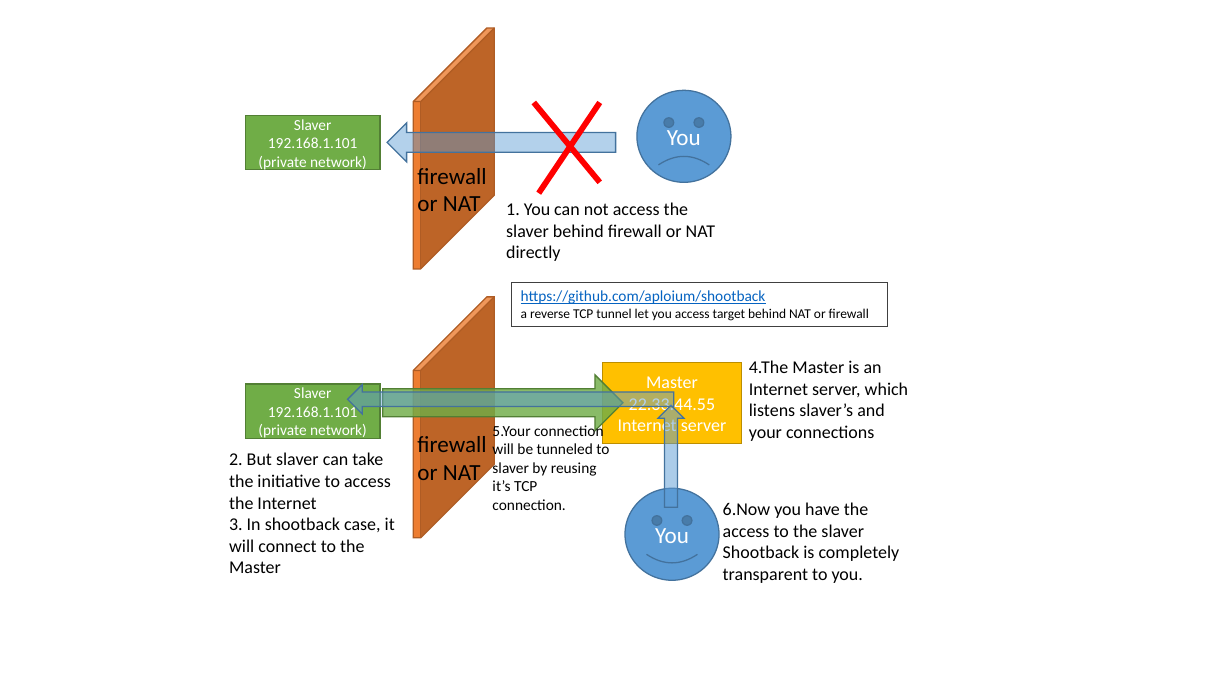
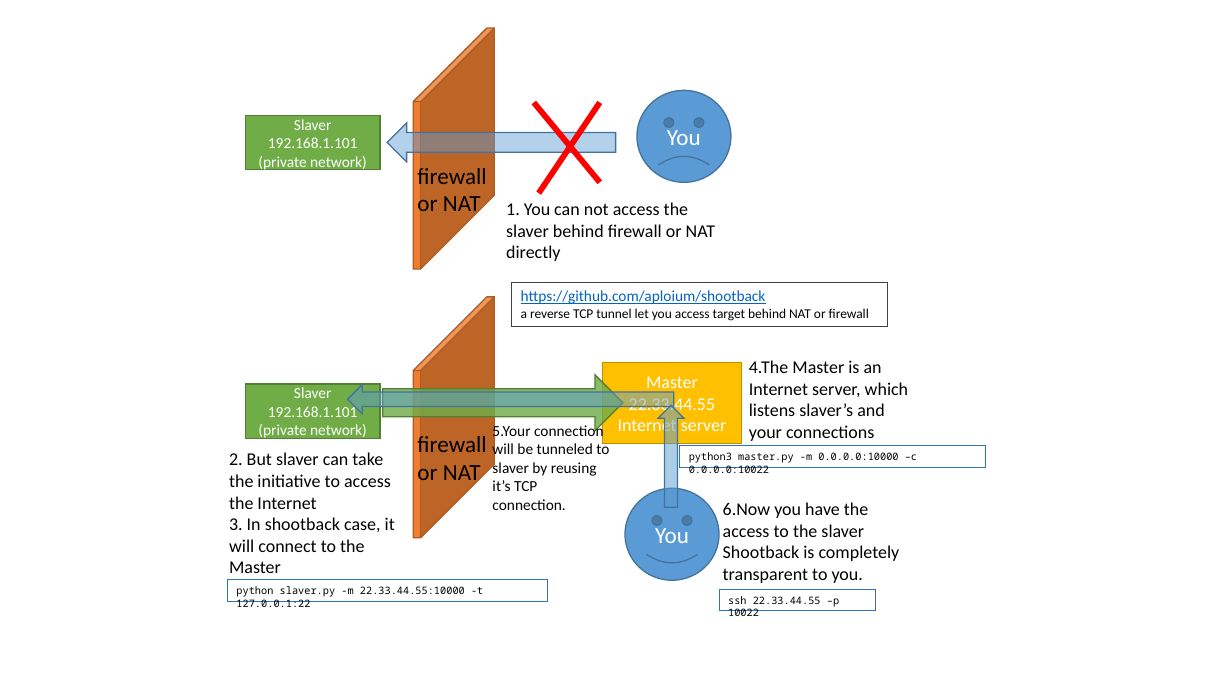
Before and after one commit to aploium/shootback, a slide deck: slide 1 of graph.pptx. Drawn at 1232x693 pixels with LibreOffice and Linux fonts; fonts in the diff are those of the drawing. Boxes give left, top, right and bottom in pixels: in the first picture for what was removed or moved away, otherwise in the second. Text is boxed around its words. In the diff, an @@ line names an element or a change of style, - is before the commit and + after.

```diff
--- a/graph.pptx
+++ b/graph.pptx
@@ rectangle added at [680,446,986,469], outline #2E75B6 0.75 pt, 8 pt, text #000000 @@
+python3 master.py -m 0.0.0.0:10000 –c 0.0.0.0:10022
@@ rectangle added at [227,580,547,603], outline #2E75B6 0.75 pt, 8 pt, text #000000 @@
+python slaver.py -m 22.33.44.55:10000 -t 127.0.0.1:22
@@ rectangle added at [719,590,876,612], outline #2E75B6 0.75 pt, 8 pt, text #000000 @@
+ssh 22.33.44.55 –p 10022
```
Also in this commit, not shown: 1 other file.
